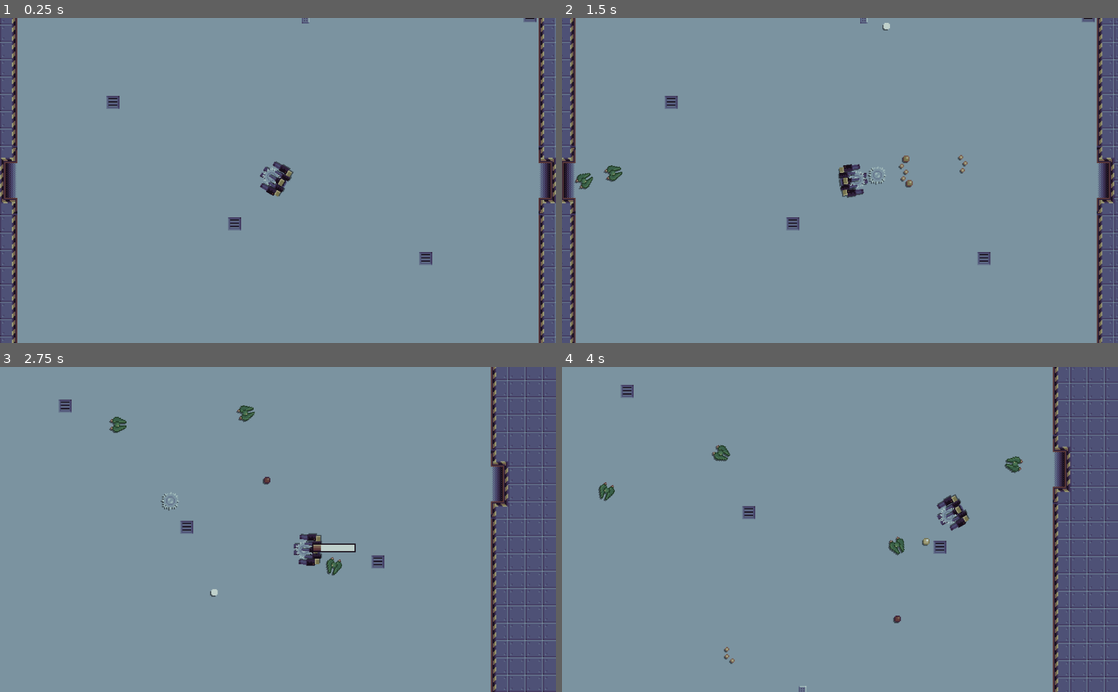
Above: before the commit, frames 1-4 (two rows, left to right).
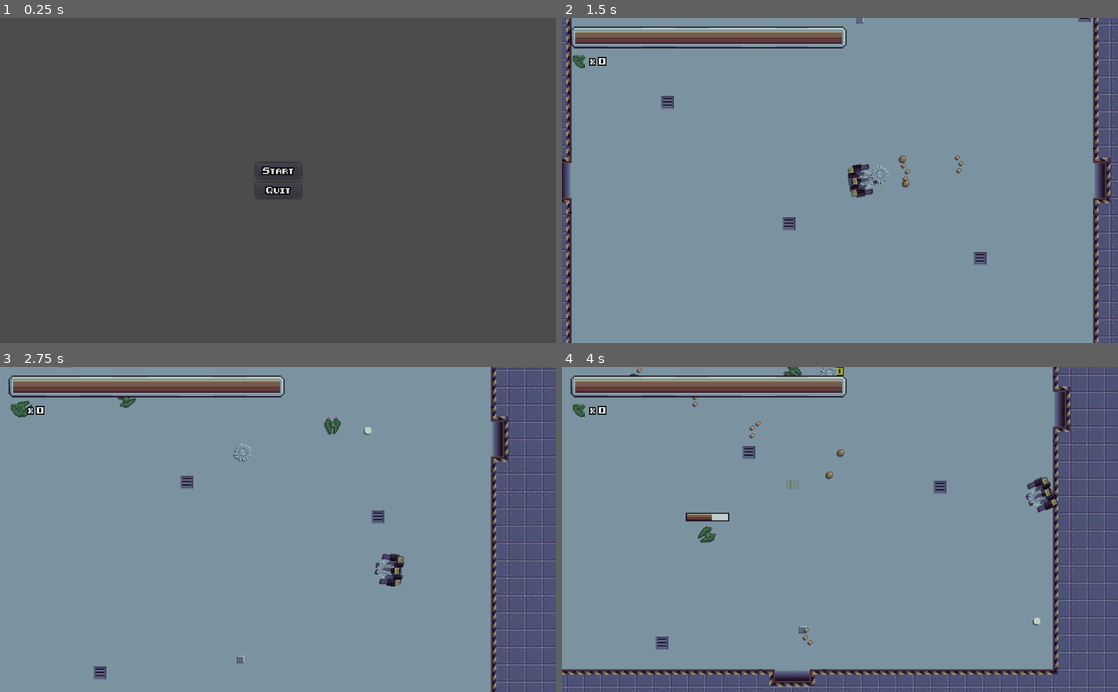
Above: after the commit, the same moments.

Repository: backwardspy/firepower
Game: Godot game, scene res://states/Menu.tscn
Two runs of this game, one before a commit and one after it. Both use one fixed random seed, a clock stepped at 60 frames per second and the inputs below. Before the commit the project starts from res://Game.tscn. Sound files missing from this copy of the repository are replaced by a short silence.
Inputs (mouse positions are in pixels of both pictures, inside the frame that each line leads up to):
- Up to frame 1 (0.25 s): no input
- Up to frame 2 (1.5 s): click (840, 170) at 0.5 s, where only the run after the commit has a clickable "Start"; move the mouse to (962, 164) at 1.27 s; press the mouse at (962, 164) at 1.28 s; hold D (right) from 1.28 s (still down)
- Up to frame 3 (2.75 s): move the mouse to (166, 545) at 2.02 s; release D (right) at 2.03 s; release the mouse at (166, 545) at 2.03 s; hold S (down) from 2.03 s (still down); click (166, 545) at 2.1 s
- Up to frame 4 (4 s): move the mouse to (895, 458) at 2.77 s; release S (down) at 2.78 s; press the mouse at (895, 458) at 2.78 s; hold D (right) 2.78-3.53 s; move the mouse to (812, 594) at 3.52 s; release the mouse at (812, 594) at 3.53 s; hold W (up) from 3.53 s (still down); click (812, 594) at 3.6 s

The runs differ from the first frame. In frame 1, 99% of the frame differs, in the area x 0-100%, y 0-100%; in frame 2, 8.1%; in frame 3, 7.3%; in frame 4, 14%.

Commit message:
add menu & game over states. add player damage & death. add loot.

Diff:
--- a/Game.gd
+++ /dev/null
@@ -1,4 +0,0 @@
-extends Node2D
-
-func _ready():
-    randomize()
--- a/Menu.tscn
+++ /dev/null
@@ -1,22 +0,0 @@
-[gd_scene load_steps=2 format=2]
-
-[ext_resource path="res://ui/ui_theme.tres" type="Theme" id=1]
-
-[node name="Control" type="Control"]
-anchor_right = 1.0
-anchor_bottom = 1.0
-theme = ExtResource( 1 )
-__meta__ = {
-"_edit_use_anchors_": false
-}
-
-[node name="Button" type="Button" parent="."]
-anchor_left = 0.5
-anchor_top = 0.5
-anchor_right = 0.5
-anchor_bottom = 0.5
-margin_left = -41.5
-margin_top = -10.0
-margin_right = 41.5
-margin_bottom = 10.0
-text = "Start Game"
--- /dev/null
+++ b/default_bus_layout.tres
@@ -0,0 +1,4 @@
+[gd_resource type="AudioBusLayout" format=2]
+
+[resource]
+bus/0/volume_db = -10.0692
--- a/effects/DamageNumber.tscn
+++ b/effects/DamageNumber.tscn
@@ -6,7 +6,7 @@
 [node name="DamageNumber" type="Label"]
 modulate = Color( 1, 1, 0, 1 )
 margin_right = 32.0
-margin_bottom = 14.0
+margin_bottom = 9.0
 theme = ExtResource( 2 )
 text = "1337"
 script = ExtResource( 1 )
--- a/mobs/Mob.gd
+++ b/mobs/Mob.gd
@@ -7,8 +7,10 @@
 export var bounds := Rect2(-220, -220, 220, 220)
 export var speed := 300.0
 export var max_health := 100.0
+export var max_loot_drop := 20
 export var shoot_range := 200.0
 export var bullet_scene: PackedScene
+export var scrap_scene: PackedScene
 
 onready var _invuln_timer := $InvulnTimer
 onready var _health := max_health
@@ -26,7 +28,7 @@
     if _invuln or _exploding:
         return
 
-    _vel += direction * 20.0
+    _vel += direction * 100.0
 
     $DamageNumberSpawner.fire(int(damage))
 
@@ -40,12 +42,23 @@
 
     emit_signal("health_changed", _health / max_health)
 
+func _spawn_loot():
+    var loot_amount := randi() % max_loot_drop
+    for i in loot_amount:
+        var scrap: StaticBody2D = scrap_scene.instance()
+        var dir := Vector2.RIGHT.rotated(rand_range(0, 2 * PI)) * rand_range(1, 50)
+        scrap.position = global_position + dir
+        get_tree().current_scene.add_child(scrap)
+
 func _die():
     _health = 0
     _exploding = true
     $ShootTimer.stop()
     $AnimationPlayer.play("explode")
     $AudioStreamPlayer.play()
+
+    call_deferred("_spawn_loot")
+
     yield($AudioStreamPlayer, "finished")
     queue_free()
 
@@ -85,7 +98,7 @@
     var bullet: MobBullet = bullet_scene.instance()
     bullet.position = global_position + to_player.normalized() * 16
     bullet.fire(to_player)
-    get_tree().root.add_child(bullet)
+    get_tree().current_scene.add_child(bullet)
 
 func _on_InvulnTimer_timeout():
     $Sprite.modulate = Color.white
--- a/mobs/Mob.tscn
+++ b/mobs/Mob.tscn
@@ -6,6 +6,7 @@
 [ext_resource path="res://effects/DamageNumberSpawner.tscn" type="PackedScene" id=4]
 [ext_resource path="res://mobs/HealthBar.gd" type="Script" id=5]
 [ext_resource path="res://mobs/sounds/explode.wav" type="AudioStream" id=6]
+[ext_resource path="res://scrap/Scrap.tscn" type="PackedScene" id=7]
 
 [sub_resource type="Animation" id=1]
 resource_name = "explode"
@@ -69,6 +70,7 @@
 speed = 200.0
 max_health = 50.0
 bullet_scene = ExtResource( 3 )
+scrap_scene = ExtResource( 7 )
 
 [node name="AnimationPlayer" type="AnimationPlayer" parent="."]
 anims/explode = SubResource( 1 )
--- a/mobs/MobBullet.gd
+++ b/mobs/MobBullet.gd
@@ -1,4 +1,4 @@
-extends KinematicBody2D
+extends Area2D
 
 class_name MobBullet
 
@@ -11,6 +11,11 @@
     _direction = direction.normalized()
 
 func _process(dt: float):
-    var coll := move_and_collide(_direction * speed * dt)
-    if coll:
-        queue_free()
+    translate(_direction * speed * dt)
+
+func _on_MobBullet_body_entered(body):
+    var is_player: bool = body.is_in_group("player")
+    if is_player:
+        (body as Player).hurt(damage)
+
+    queue_free()
--- a/mobs/MobBullet.tscn
+++ b/mobs/MobBullet.tscn
@@ -23,7 +23,7 @@
 [sub_resource type="CircleShape2D" id=2]
 radius = 3.77521
 
-[node name="MobBullet" type="KinematicBody2D"]
+[node name="MobBullet" type="Area2D"]
 collision_layer = 4
 collision_mask = 4
 script = ExtResource( 2 )
@@ -48,3 +48,4 @@
 vframes = 8
 hframes = 8
 frame = 13
+[connection signal="body_entered" from="." to="." method="_on_MobBullet_body_entered"]
--- a/mobs/Spawner.gd
+++ b/mobs/Spawner.gd
@@ -11,4 +11,4 @@
     var mob: Mob = mob_scene.instance()
     mob.set_player(_player)
     mob.position = spawn_point.position
-    get_tree().root.add_child(mob)
+    get_tree().current_scene.add_child(mob)
--- a/player/Player.gd
+++ b/player/Player.gd
@@ -1,19 +1,42 @@
 extends KinematicBody2D
 
-export var MOVE_SPEED := 100.0
+class_name Player
+
+signal health_changed
+signal scrap_changed
+signal died
+
+export var move_speed := 100.0
+export var max_health := 500.0
 
 var _vel := Vector2.ZERO
+var _scrap := 0
 
-func damp(a: Vector2, b: Vector2, lambda: float, dt: float) -> Vector2:
+onready var _health := max_health
+
+func hurt(damage: float):
+    _health -= damage
+    if _health <= 0.0:
+        _health = 0.0
+        emit_signal("died")
+
+    emit_signal("health_changed", _health / max_health)
+
+func _add_scrap():
+    _scrap += 1
+
+    emit_signal("scrap_changed", _scrap)
+
+func _damp(a: Vector2, b: Vector2, lambda: float, dt: float) -> Vector2:
     return lerp(a, b, 1 - exp(-lambda * dt))
 
 func _move(dt: float):
     var move := Vector2(
         int(Input.is_action_pressed("right")) - int(Input.is_action_pressed("left")),
         int(Input.is_action_pressed("down")) - int(Input.is_action_pressed("up"))
-    ).normalized() * MOVE_SPEED
+    ).normalized() * move_speed
 
-    _vel = damp(_vel, move, 10.0, dt)
+    _vel = _damp(_vel, move, 10.0, dt)
     _vel = move_and_slide(_vel)
 
     var to_mouse := get_global_mouse_position() - global_position
@@ -22,3 +45,8 @@
 
 func _process(dt: float):
     _move(dt)
+
+func _on_LootSuccArea_body_entered(body):
+    if body is Scrap:
+        body.succ(self)
+        _add_scrap()
--- a/player/Player.tscn
+++ b/player/Player.tscn
@@ -78,8 +78,14 @@
 "values": [ 10, 9, 8 ]
 }
 
-[node name="Player" type="KinematicBody2D"]
+[sub_resource type="CircleShape2D" id=6]
+radius = 70.1142
+
+[node name="Player" type="KinematicBody2D" groups=[
+"player",
+]]
 collision_layer = 6
+collision_mask = 2147483649
 script = ExtResource( 2 )
 
 [node name="CollisionShape2D" type="CollisionShape2D" parent="."]
@@ -90,6 +96,13 @@
 anims/left = SubResource( 3 )
 anims/reverse = SubResource( 4 )
 anims/right = SubResource( 5 )
+
+[node name="LootSuccArea" type="Area2D" parent="."]
+collision_layer = 0
+collision_mask = 8
+
+[node name="CollisionShape2D" type="CollisionShape2D" parent="LootSuccArea"]
+shape = SubResource( 6 )
 
 [node name="Shadow" type="Sprite" parent="."]
 modulate = Color( 0, 0, 0, 0.501961 )
@@ -144,3 +157,4 @@
 position = Vector2( -1.5, 6 )
 
 [node name="MachineGun" parent="Hub/LightSlots/Right" instance=ExtResource( 5 )]
+[connection signal="body_entered" from="LootSuccArea" to="." method="_on_LootSuccArea_body_entered"]
--- a/project.godot
+++ b/project.godot
@@ -24,22 +24,34 @@
 "language": "GDScript",
 "path": "res://mobs/Mob.gd"
 }, {
-"base": "KinematicBody2D",
+"base": "Area2D",
 "class": "MobBullet",
 "language": "GDScript",
 "path": "res://mobs/MobBullet.gd"
+}, {
+"base": "KinematicBody2D",
+"class": "Player",
+"language": "GDScript",
+"path": "res://player/Player.gd"
+}, {
+"base": "StaticBody2D",
+"class": "Scrap",
+"language": "GDScript",
+"path": "res://scrap/Scrap.gd"
 } ]
 _global_script_class_icons={
 "Bullet": "",
 "DamageNumber": "",
 "Mob": "",
-"MobBullet": ""
+"MobBullet": "",
+"Player": "",
+"Scrap": ""
 }
 
 [application]
 
 config/name="firepower"
-run/main_scene="res://Game.tscn"
+run/main_scene="res://states/Menu.tscn"
 config/icon="res://icon.png"
 
 [input]
@@ -70,6 +82,11 @@
  ]
 }
 
+[physics]
+
+2d/default_gravity=0
+2d/default_gravity_vector=Vector2( 0, 0 )
+
 [rendering]
 
 environment/default_environment="res://default_env.tres"
--- /dev/null
+++ b/scrap/Scrap.gd
@@ -0,0 +1,37 @@
+extends StaticBody2D
+
+class_name Scrap
+
+onready var tween := $Tween
+
+const _frames = [56, 57, 94, 95]
+
+var _succable := true
+
+func _fly_away(player: Node2D):
+    $CollisionShape2D.disabled = true
+
+    tween.interpolate_property(
+        self,
+        "global_position",
+        global_position,
+        player.global_position,
+        0.2,
+        Tween.TRANS_LINEAR,
+        Tween.EASE_OUT
+    )
+    tween.start()
+    yield(tween, "tween_all_completed")
+    queue_free()
+
+func succ(player: Node2D):
+    if not _succable:
+        return
+
+    _succable = false
+    $DespawnTimer.stop()
+    call_deferred("_fly_away", player)
+
+func _ready():
+    $Sprite.frame = _frames[randi() % _frames.size()]
+    $Shadow.frame = $Sprite.frame
--- /dev/null
+++ b/scrap/Scrap.tscn
@@ -0,0 +1,39 @@
+[gd_scene load_steps=4 format=2]
+
+[ext_resource path="res://sprites.png" type="Texture" id=1]
+[ext_resource path="res://scrap/Scrap.gd" type="Script" id=2]
+
+[sub_resource type="CircleShape2D" id=1]
+radius = 2.77184
+
+[node name="Scrap" type="StaticBody2D" groups=[
+"scrap",
+]]
+collision_layer = 8
+collision_mask = 0
+script = ExtResource( 2 )
+
+[node name="CollisionShape2D" type="CollisionShape2D" parent="."]
+shape = SubResource( 1 )
+
+[node name="Shadow" type="Sprite" parent="."]
+modulate = Color( 0, 0, 0, 0.501961 )
+position = Vector2( -1, 1 )
+texture = ExtResource( 1 )
+vframes = 16
+hframes = 16
+frame = 78
+
+[node name="Sprite" type="Sprite" parent="."]
+texture = ExtResource( 1 )
+vframes = 16
+hframes = 16
+frame = 78
+
+[node name="Tween" type="Tween" parent="."]
+
+[node name="DespawnTimer" type="Timer" parent="."]
+wait_time = 15.0
+one_shot = true
+autostart = true
+[connection signal="timeout" from="DespawnTimer" to="." method="queue_free"]
--- /dev/null
+++ b/states/Game.gd
@@ -0,0 +1,10 @@
+extends Node2D
+
+func handle_player_death():
+    get_tree().change_scene("res://states/GameOver.tscn")
+
+func _ready():
+    randomize()
+
+func _on_Player_died():
+    call_deferred("handle_player_death")
--- a/Game.tscn
+++ b/states/Game.tscn
@@ -1,20 +1,30 @@
-[gd_scene load_steps=25 format=2]
+[gd_scene load_steps=32 format=2]
 
 [ext_resource path="res://player/Player.tscn" type="PackedScene" id=1]
 [ext_resource path="res://sprites.png" type="Texture" id=2]
 [ext_resource path="res://mobs/Mob.tscn" type="PackedScene" id=3]
 [ext_resource path="res://mobs/Spawner.gd" type="Script" id=4]
-[ext_resource path="res://Game.gd" type="Script" id=5]
+[ext_resource path="res://states/Game.gd" type="Script" id=5]
 [ext_resource path="res://music/2012_november_fakeAwake04 back to A minor.ogg" type="AudioStream" id=6]
-
-[sub_resource type="ConvexPolygonShape2D" id=1]
-points = PoolVector2Array( 0, 0, 16, 0, 16, 16, 0, 16 )
-
-[sub_resource type="ConvexPolygonShape2D" id=2]
-points = PoolVector2Array( 0, 0, 16, 0, 16, 16, 0, 16 )
-
-[sub_resource type="ConvexPolygonShape2D" id=3]
-points = PoolVector2Array( 0, 0, 16, 0, 16, 16, 0, 16 )
+[ext_resource path="res://ui/HealthBar.gd" type="Script" id=7]
+[ext_resource path="res://ui/ui_theme.tres" type="Theme" id=8]
+[ext_resource path="res://ui/ScrapAmount.gd" type="Script" id=9]
+
+[sub_resource type="AtlasTexture" id=1]
+atlas = ExtResource( 2 )
+region = Rect2( 112, 96, 16, 16 )
+
+[sub_resource type="AtlasTexture" id=2]
+atlas = ExtResource( 2 )
+region = Rect2( 80, 96, 16, 16 )
+
+[sub_resource type="AtlasTexture" id=3]
+atlas = ExtResource( 2 )
+region = Rect2( 96, 96, 16, 16 )
+
+[sub_resource type="AtlasTexture" id=22]
+atlas = ExtResource( 2 )
+region = Rect2( 112, 48, 16, 16 )
 
 [sub_resource type="ConvexPolygonShape2D" id=4]
 points = PoolVector2Array( 0, 0, 16, 0, 16, 16, 0, 16 )
@@ -58,7 +68,16 @@
 [sub_resource type="ConvexPolygonShape2D" id=17]
 points = PoolVector2Array( 0, 0, 16, 0, 16, 16, 0, 16 )
 
-[sub_resource type="TileSet" id=18]
+[sub_resource type="ConvexPolygonShape2D" id=18]
+points = PoolVector2Array( 0, 0, 16, 0, 16, 16, 0, 16 )
+
+[sub_resource type="ConvexPolygonShape2D" id=19]
+points = PoolVector2Array( 0, 0, 16, 0, 16, 16, 0, 16 )
+
+[sub_resource type="ConvexPolygonShape2D" id=20]
+points = PoolVector2Array( 0, 0, 16, 0, 16, 16, 0, 16 )
+
+[sub_resource type="TileSet" id=21]
 1/name = "outside"
 1/texture = ExtResource( 2 )
 1/tex_offset = Vector2( 0, 0 )
@@ -441,14 +460,72 @@
 [node name="Root" type="Node2D"]
 script = ExtResource( 5 )
 
+[node name="UI" type="CanvasLayer" parent="."]
+
+[node name="Control" type="Control" parent="UI"]
+anchor_right = 1.0
+anchor_bottom = 1.0
+margin_right = -512.0
+margin_bottom = -300.0
+rect_scale = Vector2( 2, 2 )
+theme = ExtResource( 8 )
+__meta__ = {
+"_edit_use_anchors_": false
+}
+
+[node name="HealthBar" type="TextureProgress" parent="UI/Control"]
+margin_left = 8.0
+margin_top = 8.0
+margin_right = 262.0
+margin_bottom = 28.0
+step = 0.1
+value = 100.0
+texture_under = SubResource( 1 )
+texture_over = SubResource( 2 )
+texture_progress = SubResource( 3 )
+nine_patch_stretch = true
+stretch_margin_left = 4
+stretch_margin_top = 4
+stretch_margin_right = 4
+stretch_margin_bottom = 4
+script = ExtResource( 7 )
+__meta__ = {
+"_edit_use_anchors_": false
+}
+
+[node name="Tween" type="Tween" parent="UI/Control/HealthBar"]
+
+[node name="TextureRect" type="TextureRect" parent="UI/Control"]
+margin_left = 8.0
+margin_top = 32.0
+margin_right = 24.0
+margin_bottom = 48.0
+texture = SubResource( 22 )
+__meta__ = {
+"_edit_use_anchors_": false
+}
+
+[node name="ScrapAmount" type="Label" parent="UI/Control/TextureRect"]
+margin_left = 18.0
+margin_top = 4.0
+margin_right = 104.0
+margin_bottom = 12.0
+text = "x 0"
+script = ExtResource( 9 )
+__meta__ = {
+"_edit_use_anchors_": false
+}
+
 [node name="TileMap" type="TileMap" parent="."]
-tile_set = SubResource( 18 )
+tile_set = SubResource( 21 )
 cell_size = Vector2( 16, 16 )
 collision_layer = 5
+collision_mask = 9
 format = 1
 tile_data = PoolIntArray( -2031648, 1, 0, -2031647, 1, 0, -2031646, 1, 0, -2031645, 1, 0, -2031644, 1, 0, -2031643, 1,  …(62054 unchanged characters)…
 
 [node name="Player" parent="." instance=ExtResource( 1 )]
+move_speed = 200.0
 
 [node name="Camera2D" type="Camera2D" parent="Player"]
 current = true
@@ -465,7 +542,7 @@
 mob_scene = ExtResource( 3 )
 
 [node name="SpawnPoint0" type="Position2D" parent="Spawner"]
-position = Vector2( 0.297, -232 )
+position = Vector2( 0, -232 )
 
 [node name="SpawnPoint1" type="Position2D" parent="Spawner"]
 position = Vector2( 232, 0 )
@@ -484,4 +561,7 @@
 stream = ExtResource( 6 )
 volume_db = -5.0
 autoplay = true
+[connection signal="died" from="Player" to="." method="_on_Player_died"]
+[connection signal="health_changed" from="Player" to="UI/Control/HealthBar" method="_on_Player_health_changed"]
+[connection signal="scrap_changed" from="Player" to="UI/Control/TextureRect/ScrapAmount" method="change_scrap_amount"]
 [connection signal="timeout" from="SpawnTimer" to="Spawner" method="spawn"]
--- /dev/null
+++ b/states/GameOver.gd
@@ -0,0 +1,7 @@
+extends Control
+
+func retry():
+    get_tree().change_scene("res://states/Game.tscn")
+
+func menu():
+    get_tree().change_scene("res://states/Menu.tscn")
--- /dev/null
+++ b/states/GameOver.tscn
@@ -0,0 +1,54 @@
+[gd_scene load_steps=3 format=2]
+
+[ext_resource path="res://states/GameOver.gd" type="Script" id=1]
+[ext_resource path="res://ui/ui_theme.tres" type="Theme" id=2]
+
+[node name="Root" type="Control"]
+anchor_right = 1.0
+anchor_bottom = 1.0
+margin_right = -512.0
+margin_bottom = -300.0
+rect_scale = Vector2( 2, 2 )
+theme = ExtResource( 2 )
+script = ExtResource( 1 )
+__meta__ = {
+"_edit_use_anchors_": false
+}
+
+[node name="GridContainer" type="GridContainer" parent="."]
+anchor_left = 0.5
+anchor_top = 0.5
+anchor_right = 0.5
+anchor_bottom = 0.5
+margin_left = -27.5
+margin_top = -22.0
+margin_right = 27.5
+margin_bottom = 22.0
+__meta__ = {
+"_edit_use_anchors_": false
+}
+
+[node name="Label" type="Label" parent="GridContainer"]
+margin_right = 55.0
+margin_bottom = 8.0
+text = "You Died..."
+__meta__ = {
+"_edit_use_anchors_": false
+}
+
+[node name="Retry" type="Button" parent="GridContainer"]
+margin_top = 12.0
+margin_right = 55.0
+margin_bottom = 26.0
+text = "Retry"
+
+[node name="QuitToMenu" type="Button" parent="GridContainer"]
+margin_top = 30.0
+margin_right = 55.0
+margin_bottom = 44.0
+text = "Menu"
+__meta__ = {
+"_edit_use_anchors_": false
+}
+[connection signal="pressed" from="GridContainer/Retry" to="." method="retry"]
+[connection signal="pressed" from="GridContainer/QuitToMenu" to="." method="menu"]
--- /dev/null
+++ b/states/Menu.gd
@@ -0,0 +1,7 @@
+extends Control
+
+func start_game():
+    get_tree().change_scene("res://states/Game.tscn")
+
+func quit_game():
+    get_tree().quit()
--- /dev/null
+++ b/states/Menu.tscn
@@ -0,0 +1,43 @@
+[gd_scene load_steps=3 format=2]
+
+[ext_resource path="res://states/Menu.gd" type="Script" id=1]
+[ext_resource path="res://ui/ui_theme.tres" type="Theme" id=2]
+
+[node name="Root" type="Control"]
+anchor_right = 1.0
+anchor_bottom = 1.0
+margin_right = -512.0
+margin_bottom = -300.0
+rect_scale = Vector2( 2, 2 )
+theme = ExtResource( 2 )
+script = ExtResource( 1 )
+__meta__ = {
+"_edit_use_anchors_": false
+}
+
+[node name="GridContainer" type="GridContainer" parent="."]
+anchor_left = 0.5
+anchor_top = 0.5
+anchor_right = 0.5
+anchor_bottom = 0.5
+margin_left = -20.5
+margin_top = -16.0
+margin_right = 20.5
+margin_bottom = 16.0
+__meta__ = {
+"_edit_use_anchors_": false
+}
+
+[node name="StartGame" type="Button" parent="GridContainer"]
+margin_right = 41.0
+margin_bottom = 14.0
+text = "Start"
+
+[node name="QuitGame" type="Button" parent="GridContainer"]
+margin_top = 18.0
+margin_right = 41.0
+margin_bottom = 32.0
+text = "Quit"
+[connection signal="pressed" from="GridContainer/StartGame" to="." method="start_game"]
+[connection signal="pressed" from="GridContainer/QuitGame" to="." method="quit_game"]
+[connection signal="pressed" from="GridContainer/QuitGame" to="." method="start_game"]
--- a/ui/8-bit-hud-font.tres
+++ b/ui/8-bit-hud-font.tres
@@ -1,6 +1,8 @@
 [gd_resource type="DynamicFont" load_steps=2 format=2]
 
 [sub_resource type="DynamicFontData" id=1]
+antialiased = false
+hinting = 0
 font_path = "res://ui/8-bit-hud.ttf"
 
 [resource]
--- /dev/null
+++ b/ui/HealthBar.gd
@@ -0,0 +1,15 @@
+extends TextureProgress
+
+onready var tween := $Tween
+
+func _on_Player_health_changed(percentage: float):
+    tween.interpolate_property(
+        self,
+        "value",
+        value,
+        int(percentage * 100),
+        0.5,
+        Tween.TRANS_LINEAR,
+        Tween.EASE_OUT
+    )
+    tween.start()
--- /dev/null
+++ b/ui/ScrapAmount.gd
@@ -0,0 +1,4 @@
+extends Label
+
+func change_scrap_amount(amount: int):
+    text = "x %s" % amount
--- a/weapons/Weapon.gd
+++ b/weapons/Weapon.gd
@@ -10,7 +10,7 @@
     var bullet: Bullet = bullet_scene.instance()
     bullet.position = $MuzzlePoint.global_position
     bullet.fire(global_transform.x)
-    get_tree().root.add_child(bullet)
+    get_tree().current_scene.add_child(bullet)
     _timer.start(time_between_shots)
 
 func _process(_dt: float):
Not shown: 1 places in mobs/Mob.tscn that only renumber resources
Not shown: 1 places in player/Player.tscn that only renumber resources
Binary file changed: sprites.png
Not shown: 17 places in states/Game.tscn that only renumber resources
